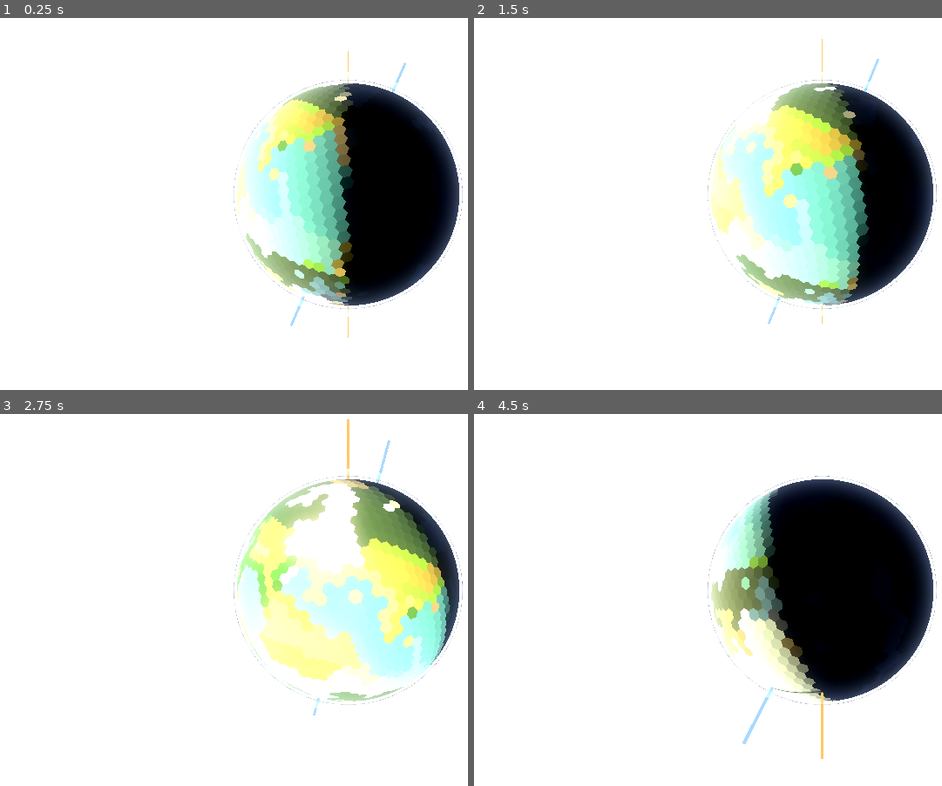
Above: before the commit, frames 1-4 (two rows, left to right).
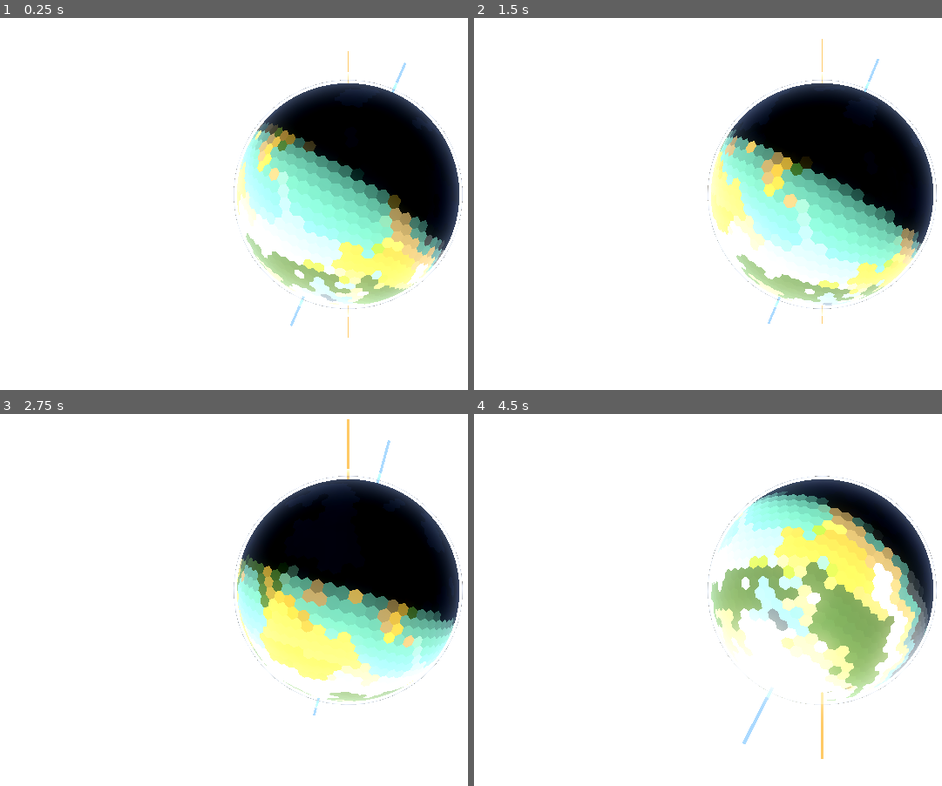
Above: after the commit, the same moments.

Repository: Halfwhit/hex-planet-gen
Game: Godot game, scene res://scenes/Main.tscn
Two runs of this game, one before a commit and one after it. Both use one fixed random seed, a clock stepped at 60 frames per second and the inputs below.
Inputs (mouse positions are in pixels of both pictures, inside the frame that each line leads up to):
- Up to frame 1 (0.25 s): no input
- Up to frame 2 (1.5 s): tap Enter at 0.5 s; move the mouse to (outside the picture) at 0.52 s; tap E at 0.6 s; click (outside the picture) at 0.67 s; drag from (684, 215) to (787, 270) at 1.27 s
- Up to frame 3 (2.75 s): move the mouse to (416, 503) at 2.02 s; tap E at 2.1 s; click (416, 503) at 2.17 s
- Up to frame 4 (4.5 s): drag from (787, 666) to (614, 533) at 2.77 s; move the mouse to (outside the picture) at 3.52 s; tap E at 3.6 s; click (outside the picture) at 3.67 s; drag from (614, 533) to (717, 492) at 4.27 s

The runs differ from the first frame. In frame 1, 13% of the frame differs, in the area x 50-95%, y 17-78%; in frame 2, 14%; in frame 3, 18%, in the area x 50-98%, y 17-71%; in frame 4, 17%.

Commit message:
Fix directional light: build transform basis directly
Euler angles and look_at() both have axis/order ambiguity for this
case. Instead construct the world-space transform directly:
  -Z (forward) = d = sun→planet direction
  right = UP × d, true_up = d × right
  Basis(right, true_up, -d) → -Z = d ✓

Co-Authored-By: Claude Sonnet 4.6 <noreply@anthropic.com>

Diff:
--- a/scripts/Sun.gd
+++ b/scripts/Sun.gd
@@ -89,12 +89,12 @@
 
 	# Orient the directional light so it shines from the sun toward the planet.
 	# DirectionalLight3D shines along its local -Z axis; we want -Z = d where
-	# d is the unit vector sun → planet.  look_at() picks up the planet axial
-	# tilt via its up vector, so we derive pitch/yaw directly instead:
-	#   basis.z = -d  →  pitch = -asin(d.y),  yaw = atan2(-d.x, -d.z)
+	# d is the unit vector sun → planet.  We build the basis directly rather
+	# than using look_at() or Euler angles to avoid any axis/order ambiguity.
 	if _light != null and _planet_position != Vector3.ZERO:
 		var d: Vector3 = _planet_position.normalized()
-		_light.rotation = Vector3(
-				-asin(clamp(d.y, -1.0, 1.0)),
-				atan2(-d.x, -d.z),
-				0.0)
+		var up: Vector3 = Vector3.UP if abs(d.dot(Vector3.UP)) < 0.99 else Vector3.FORWARD
+		var right: Vector3 = up.cross(d).normalized()
+		var true_up: Vector3 = d.cross(right).normalized()
+		# Basis(x, y, z): x=right, y=up, z=back. back = -d so that -Z = d.
+		_light.global_transform = Transform3D(Basis(right, true_up, -d), Vector3.ZERO)
